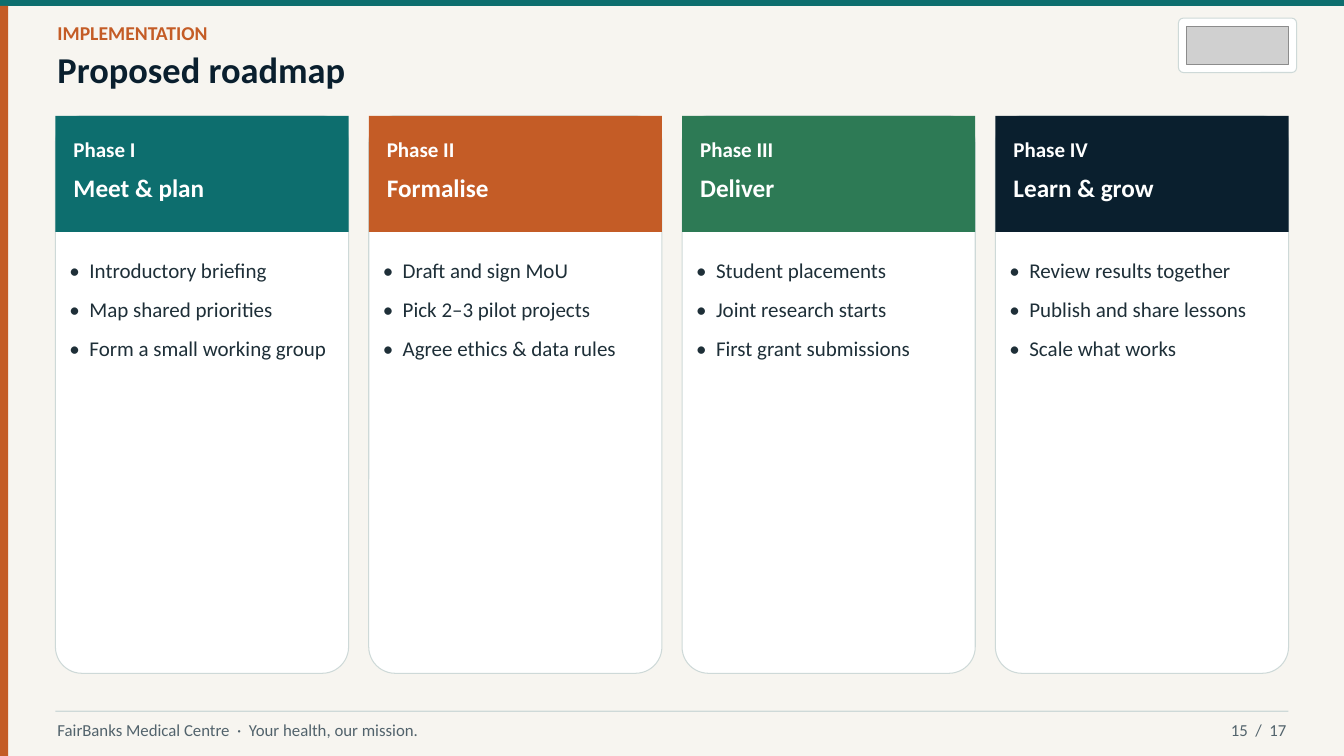
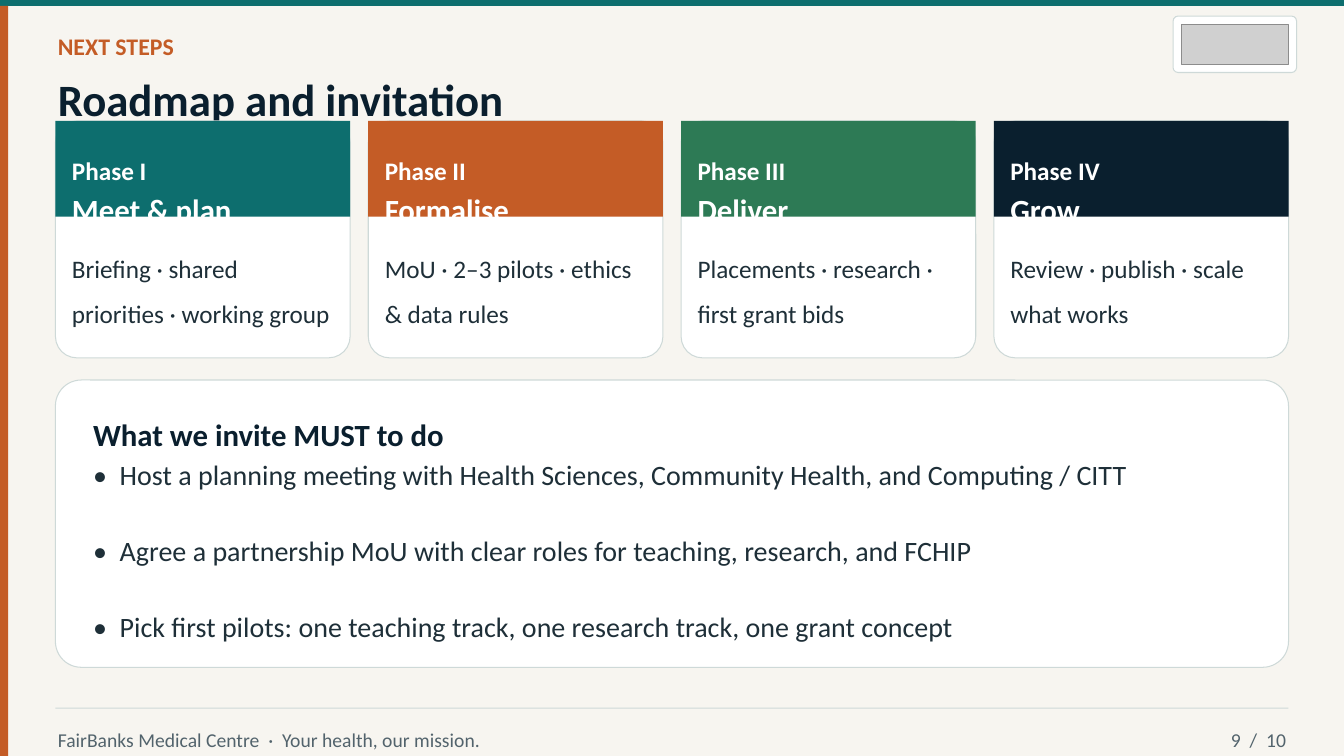
Before and after one commit to WASSWA2624/fairbanks, a slide deck: slide 9 of pitch-presentations/documents/must_ppt.pptx (slide 15 before the commit). Drawn at 1344x756 pixels with LibreOffice and Linux fonts; fonts in the diff are those of the drawing; grey boxes stand for pictures. Boxes give left, top, right and bottom in pixels: in the first picture for what was removed or moved away, otherwise in the second. Text is boxed around its words. In the diff, an @@ line names an element or a change of style, - is before the commit and + after.

Commit message:
Refine MUST partnership pitch deck script and PowerPoint presentation. Updated text formatting, adjusted layout dimensions, and improved readability with larger fonts and better spacing. Removed unnecessary images and clarified content structure to enhance overall presentation quality.

```diff
--- a/pitch-presentations/documents/must_ppt.pptx
+++ b/pitch-presentations/documents/must_ppt.pptx
@@ rounded rectangle: place and size @@
-rounded rectangle at (1179, 18, 1297, 73)
+rounded rectangle at (1174, 16, 1298, 73)
@@ picture: place and size @@
-picture at (1187, 26, 1289, 65)
+picture at (1182, 24, 1290, 65)
@@ text at (58, 39, 173, 55): text changed; size 14 to 17 pt @@
-IMPLEMENTATION
+NEXT STEPS
@@ text at (58, 84, 503, 128): text changed; size 26 to 32 pt @@
-Proposed roadmap
+Roadmap and invitation
@@ rectangle: place and size @@
-rectangle at (55, 116, 349, 232)
+rectangle at (55, 121, 350, 217)
@@ rounded rectangle: place and size @@
-rounded rectangle at (55, 116, 349, 674)
+rounded rectangle at (55, 121, 350, 358)
@@ rectangle: place and size @@
-rectangle at (369, 116, 662, 232)
+rectangle at (368, 121, 662, 217)
@@ rounded rectangle: place and size @@
-rounded rectangle at (369, 116, 662, 674)
+rounded rectangle at (368, 121, 662, 358)
@@ rectangle: place and size @@
-rectangle at (683, 116, 976, 232)
+rectangle at (682, 121, 976, 217)
@@ rounded rectangle: place and size @@
-rounded rectangle at (683, 116, 976, 674)
+rounded rectangle at (682, 121, 976, 358)
@@ rectangle: place and size @@
-rectangle at (995, 116, 1289, 232)
+rectangle at (994, 121, 1289, 217)
@@ rounded rectangle: place and size @@
-rounded rectangle at (995, 116, 1289, 674)
+rounded rectangle at (994, 121, 1289, 358)
@@ size 15 to 18 pt; line spacing 1 to 1.5 in 4 elements at (72, 162, 147, 180), (385, 162, 465, 180), (698, 162, 785, 180), (1010, 162, 1100, 180) @@
@@ size 18 to 22 pt; line spacing 1 to 1.5 in 3 elements at (385, 195, 509, 217), (698, 195, 789, 217), (72, 195, 232, 229) @@
@@ text at (1010, 195, 1080, 229): text changed; size 18 to 22 pt @@
-Learn & grow
+Grow
@@ text at (72, 260, 329, 328): text changed; size 15 to 18 pt @@
-• Introductory briefing
-• Map shared priorities
-• Form a small working group
+Briefing · shared priorities · working group
@@ text at (385, 260, 631, 323): text changed; size 15 to 18 pt @@
-• Draft and sign MoU
-• Pick 2–3 pilot projects
-• Agree ethics & data rules
+MoU · 2–3 pilots · ethics & data rules
@@ text at (698, 260, 921, 328): text changed; size 15 to 18 pt @@
-• Student placements
-• Joint research starts
-• First grant submissions
+Placements · research · first grant bids
@@ text at (1010, 260, 1244, 323): text changed; size 15 to 18 pt @@
-• Review results together
-• Publish and share lessons
-• Scale what works
+Review · publish · scale what works
@@ rounded rectangle added at (55, 380, 1289, 667), fill #FFFFFF, outline #CED9D8 0.75 pt @@
@@ text added at (93, 424, 444, 447), 22 pt, text #0A1F2E, bold @@
+What we invite MUST to do
@@ text added at (120, 465, 1127, 642), 20 pt, text #1E2F38 @@
+• Host a planning meeting with Health Sciences, Community Health, and Computing / CITT
+• Agree a partnership MoU with clear roles for teaching, research, and FCHIP
+• Pick first pilots: one teaching track, one research track, one grant concept
@@ text "FairBanks Medical Centre · Your ..." at (58, 733, 480, 750): size 12 to 14 pt; line spacing 1 to 1.5 @@
@@ text removed at (1231, 725, 1286, 736) @@
-15 / 17
@@ text added at (1231, 734, 1286, 747), 14 pt, text #52636C @@
+9 / 10
```
Also in this commit, not shown: 9 other slides changed, 7 slides removed, 1 other file.
